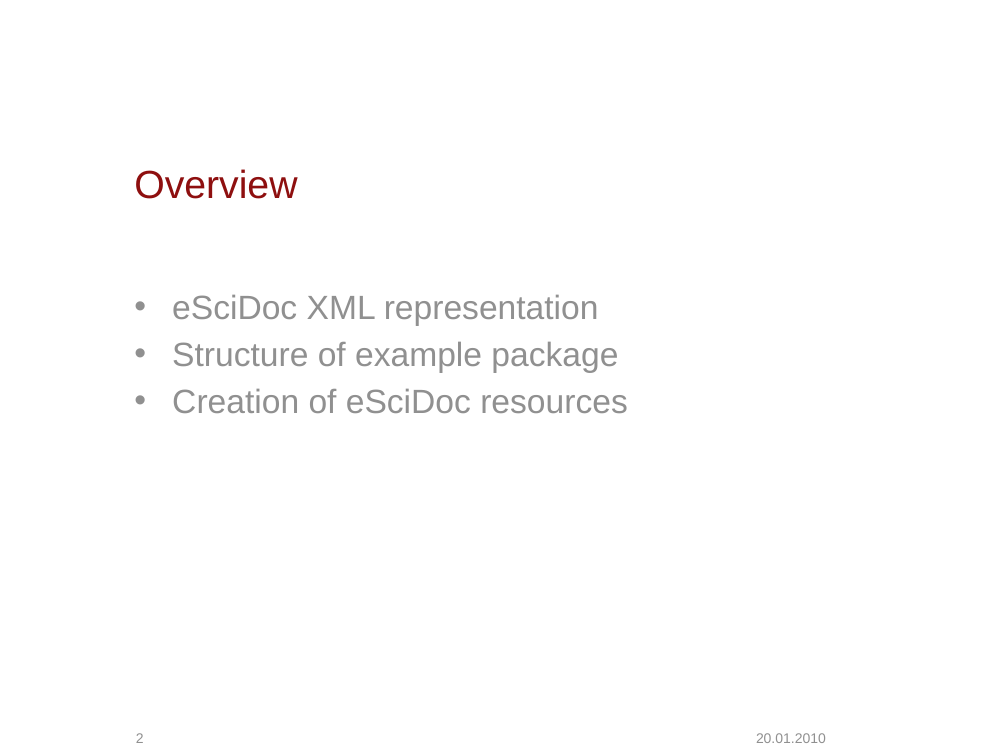
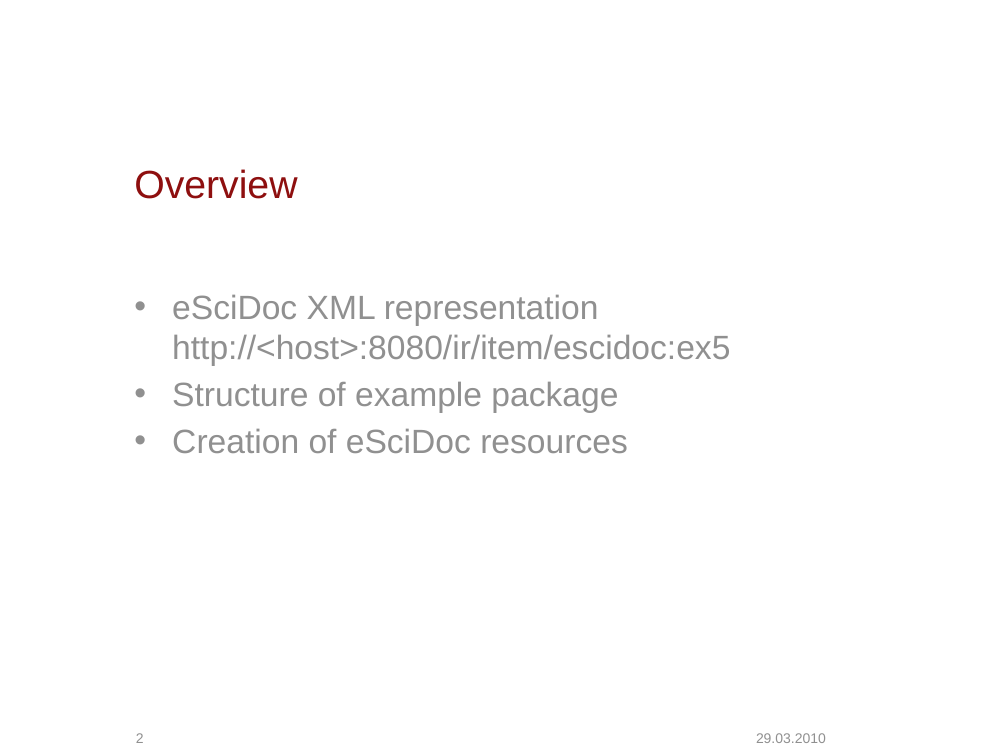
Before and after one commit to escidoc/escidoc-examples-old, a slide deck: slide 2 of doc/presentation.pptx. Drawn at 1008x756 pixels with LibreOffice and Linux fonts; fonts in the diff are those of the drawing; background and template pictures are left out. Boxes give left, top, right and bottom in pixels: in the first picture for what was removed or moved away, otherwise in the second. Text is boxed around its words. In the diff, an @@ line names an element or a change of style, - is before the commit and + after.

```diff
--- a/doc/presentation.pptx
+++ b/doc/presentation.pptx
@@ text at (172, 294, 730, 366): text changed @@
-• eSciDoc XML representation
+• eSciDoc XML representation
+  http://<host>:8080/ir/item/escidoc:ex5
@@ text at (756, 733, 826, 743): text changed @@
-20.01.2010
+29.03.2010
```
Also in this commit, not shown: 14 other slides changed, 1 slide added.
